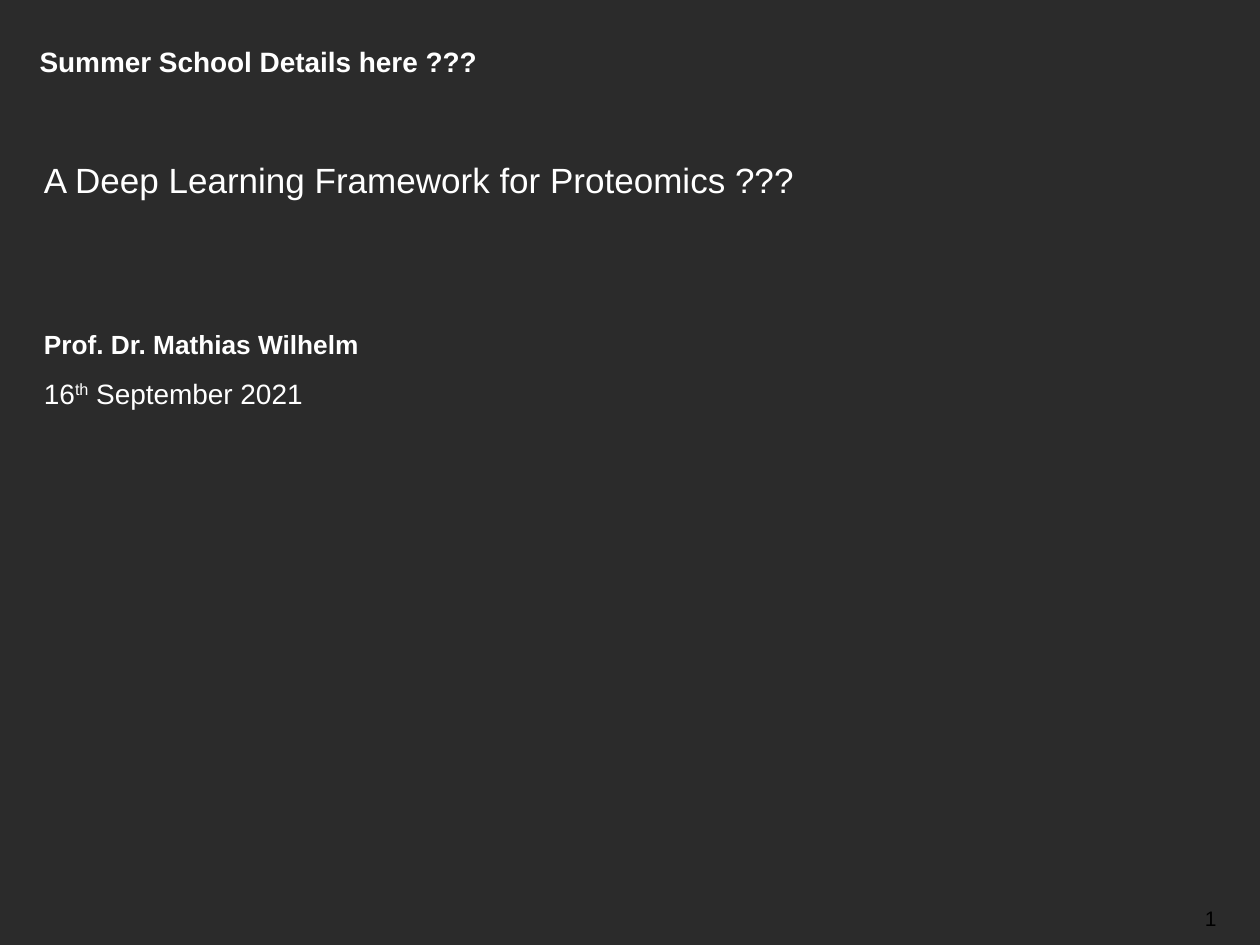
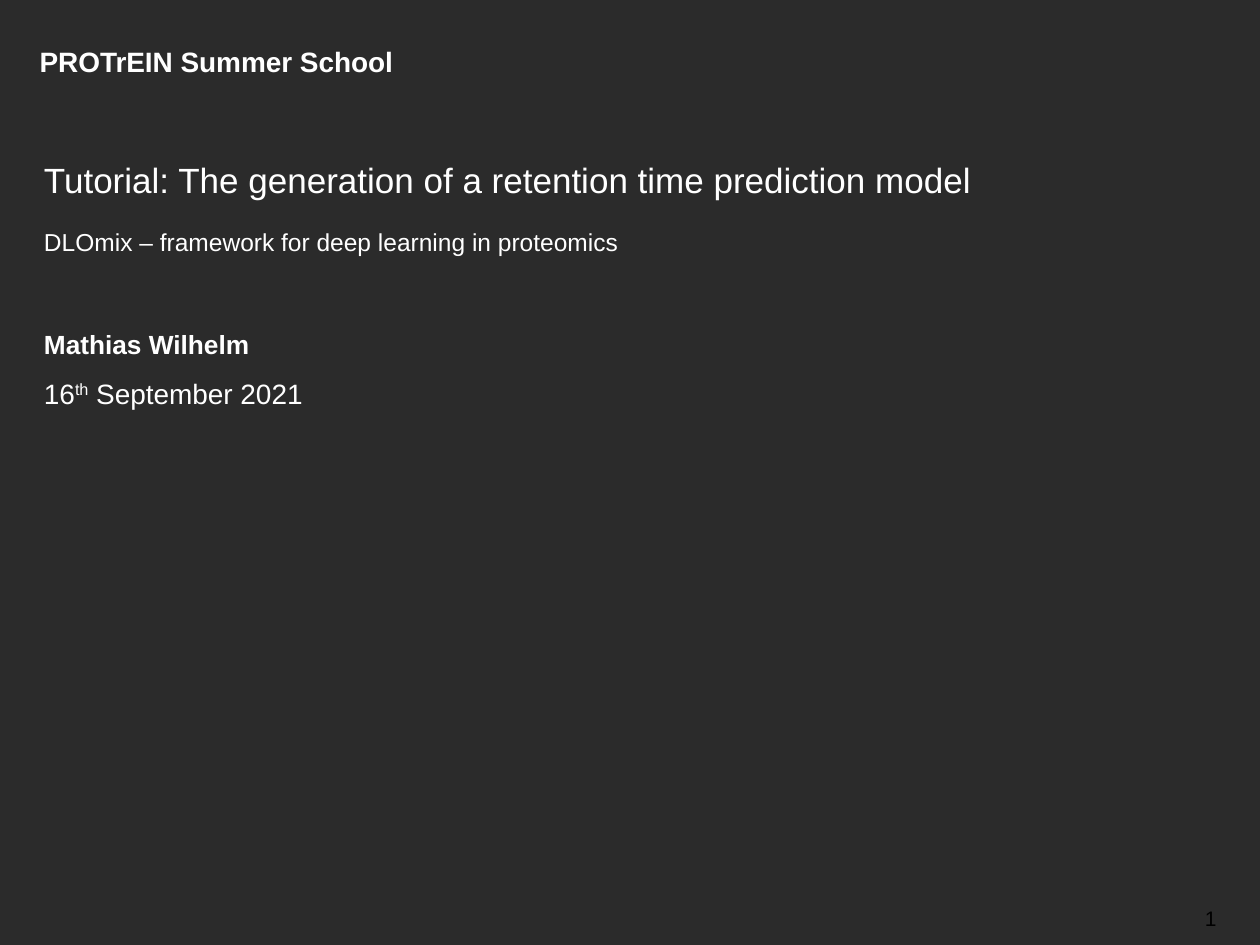
Before and after one commit to wilhelm-lab/dlomix-resources, a slide deck: slide 1 of 01_Intro_Slides_SummerSchool_Sep21.pptx. Drawn at 1260x945 pixels with LibreOffice and Linux fonts; fonts in the diff are those of the drawing; background and template pictures are left out; a plain dark background stands for a picture behind light text. Boxes give left, top, right and bottom in pixels: in the first picture for what was removed or moved away, otherwise in the second. Text is boxed around its words. In the diff, an @@ line names an element or a change of style, - is before the commit and + after.

Commit message:
updates slides (notebook links, screenshots with dlomix name)

```diff
--- a/01_Intro_Slides_SummerSchool_Sep21.pptx
+++ b/01_Intro_Slides_SummerSchool_Sep21.pptx
@@ text at [40, 51, 393, 73]: text changed @@
-Summer School Details here ???
+PROTrEIN Summer School
@@ title at [44, 167, 970, 256]: text changed @@
-A Deep Learning Framework for Proteomics ???
+Tutorial: The generation of a retention time prediction model
+DLOmix – framework for deep learning in proteomics
@@ text at [44, 335, 249, 355]: text changed @@
-Prof. Dr. Mathias Wilhelm
+Mathias Wilhelm
```
Also in this commit, not shown: 9 other slides changed.
